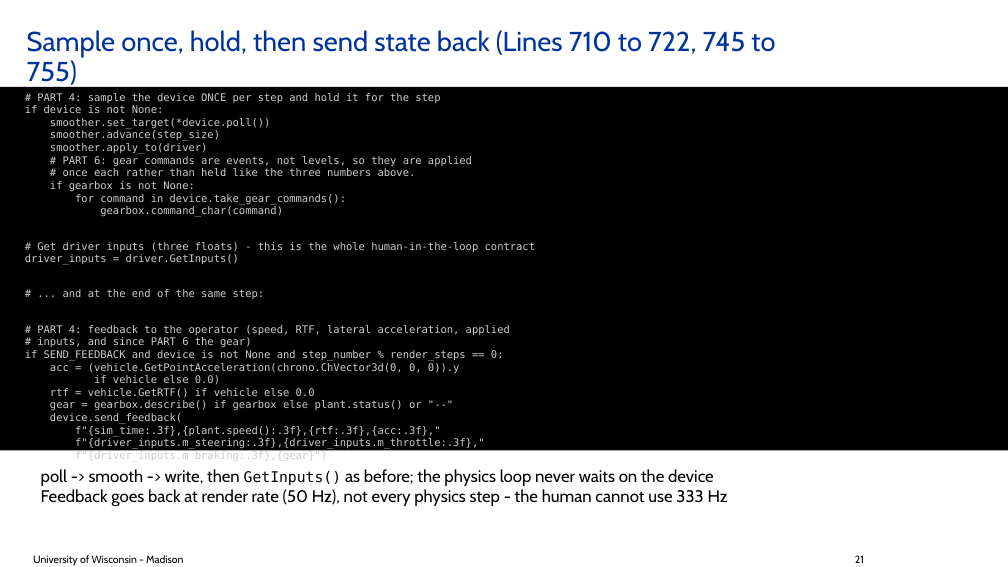
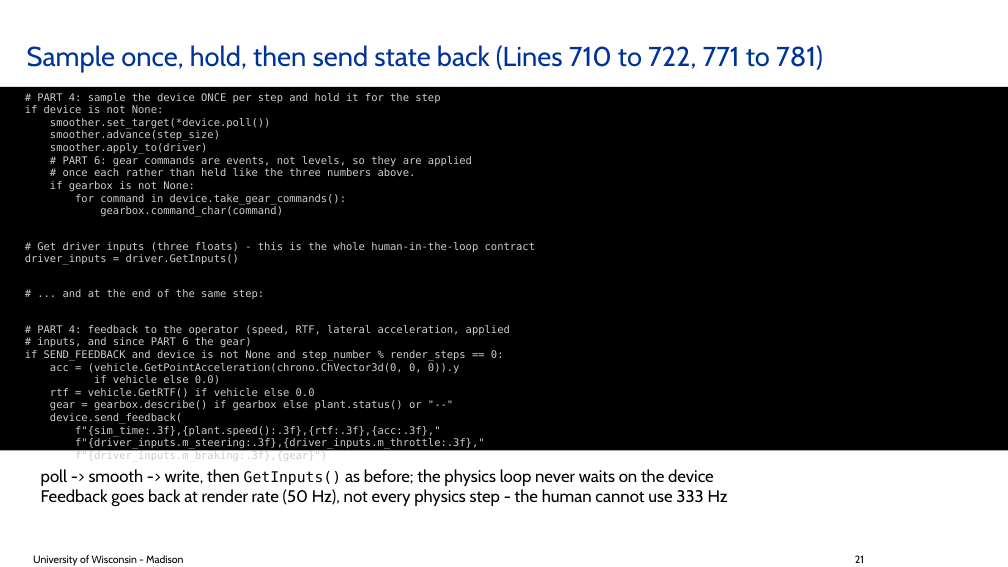
Before and after one commit to ksha23/chrono-hil-tutorial, a slide deck: slide 21 of proposals/A_why_first.pptx. Drawn at 1008x567 pixels with LibreOffice and Linux fonts; fonts in the diff are those of the drawing; background and template pictures are left out. Boxes give left, top, right and bottom in pixels: in the first picture for what was removed or moved away, otherwise in the second. Text is boxed around its words. In the diff, an @@ line names an element or a change of style, - is before the commit and + after.

```diff
--- a/proposals/A_why_first.pptx
+++ b/proposals/A_why_first.pptx
@@ title at [27, 45, 823, 72]: text changed @@
-Sample once, hold, then send state back (Lines 710 to 722, 745 to 755)
+Sample once, hold, then send state back (Lines 710 to 722, 771 to 781)
```
Also in this commit, not shown: 1 other slide changed, 7 other files.
